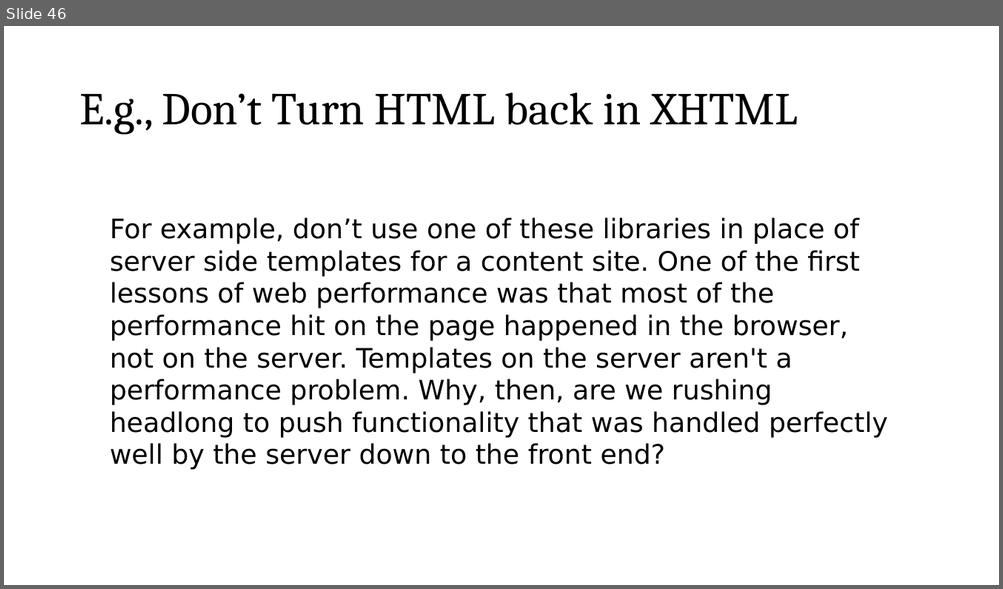
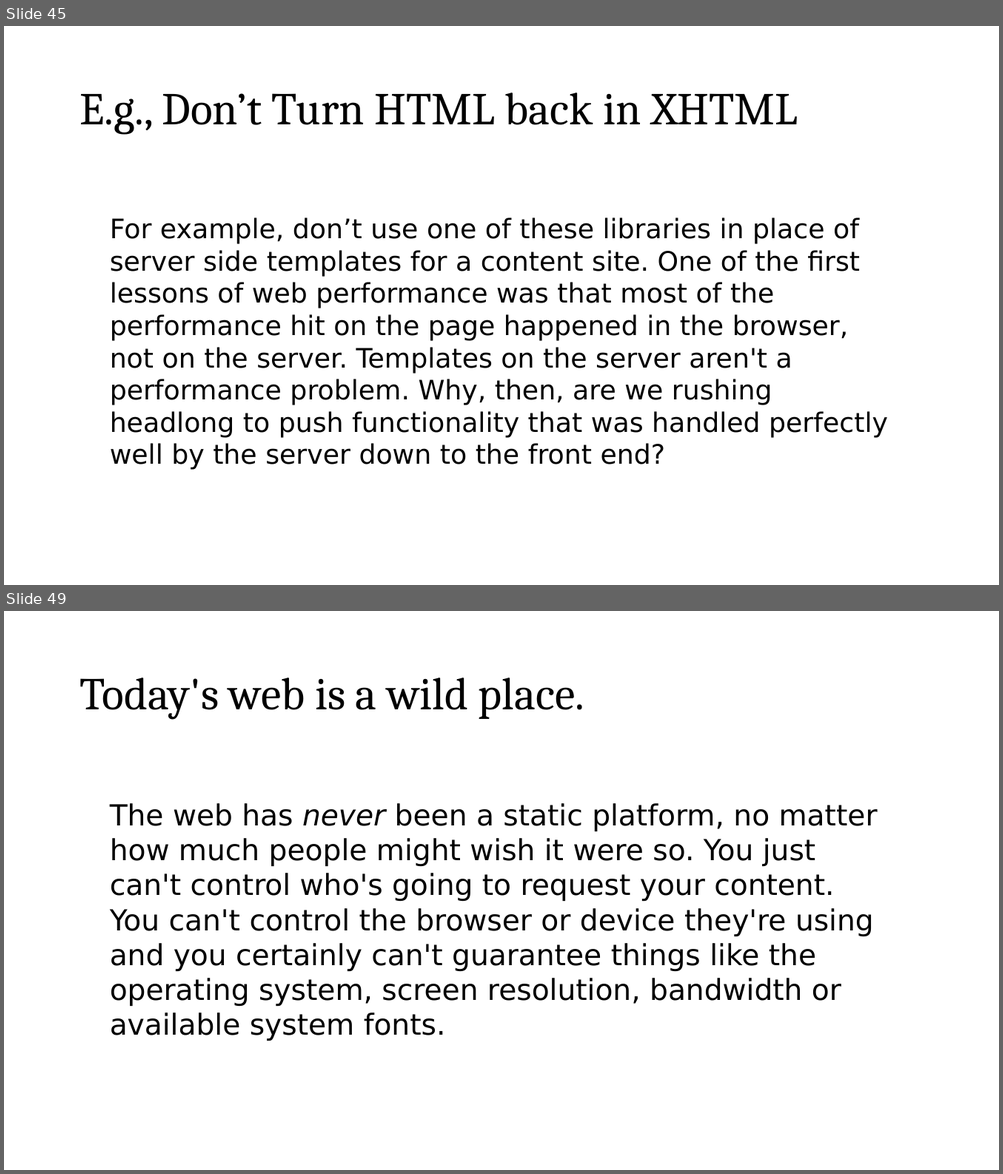
Before and after one commit to roblarsen/rob-larsen-presentations, a slide deck: wild-world-web.pptx. Shown one above the other, each under a label of ours: slide 46 before the commit, slides 45 and 49 after it; the slides between them are not shown. The pictures are 1003x589 and 1003x1174 pixels, drawn with LibreOffice and Linux fonts; fonts in the diff are those of the drawing; background and template pictures are left out. Boxes give left, top, right and bottom in pixels: in the first picture for what was removed or moved away, otherwise in the second. Text is boxed around its words. In the diff, an @@ line names an element or a change of style, - is before the commit and + after.

```diff
--- a/wild-world-web.pptx
+++ b/wild-world-web.pptx
@@ slide 49 added at box(4, 611, 999, 1170), background picture (left out) @@
@@ title added at box(79, 678, 584, 720), 44 pt, text #000000 @@
+Today's web is a wild place.
@@ text added at box(110, 803, 877, 1041), 28 pt, text #000000 @@
+The web has never been a static platform, no matter how much people might wish it were so. You just can't control who's going to request your content. You can't control the browser or device they're using and you certainly can't guarantee things like the operating system, screen resolution, bandwidth or available system fonts.
@@ what was slide 46 is now slide 45 @@
```
Also in this commit, not shown: 8 slides changed, 5 other slides added, 2 slides removed.
